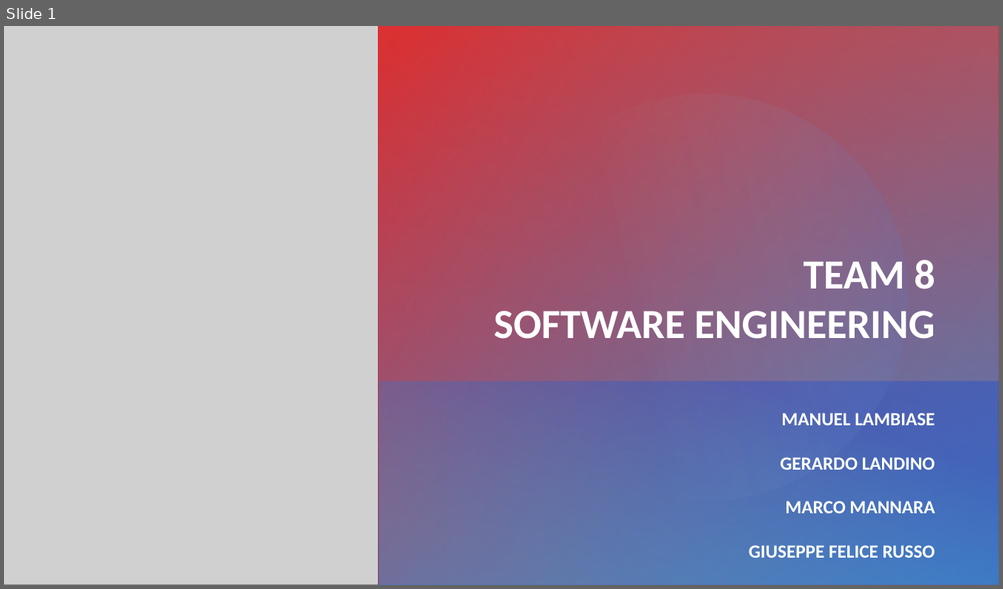
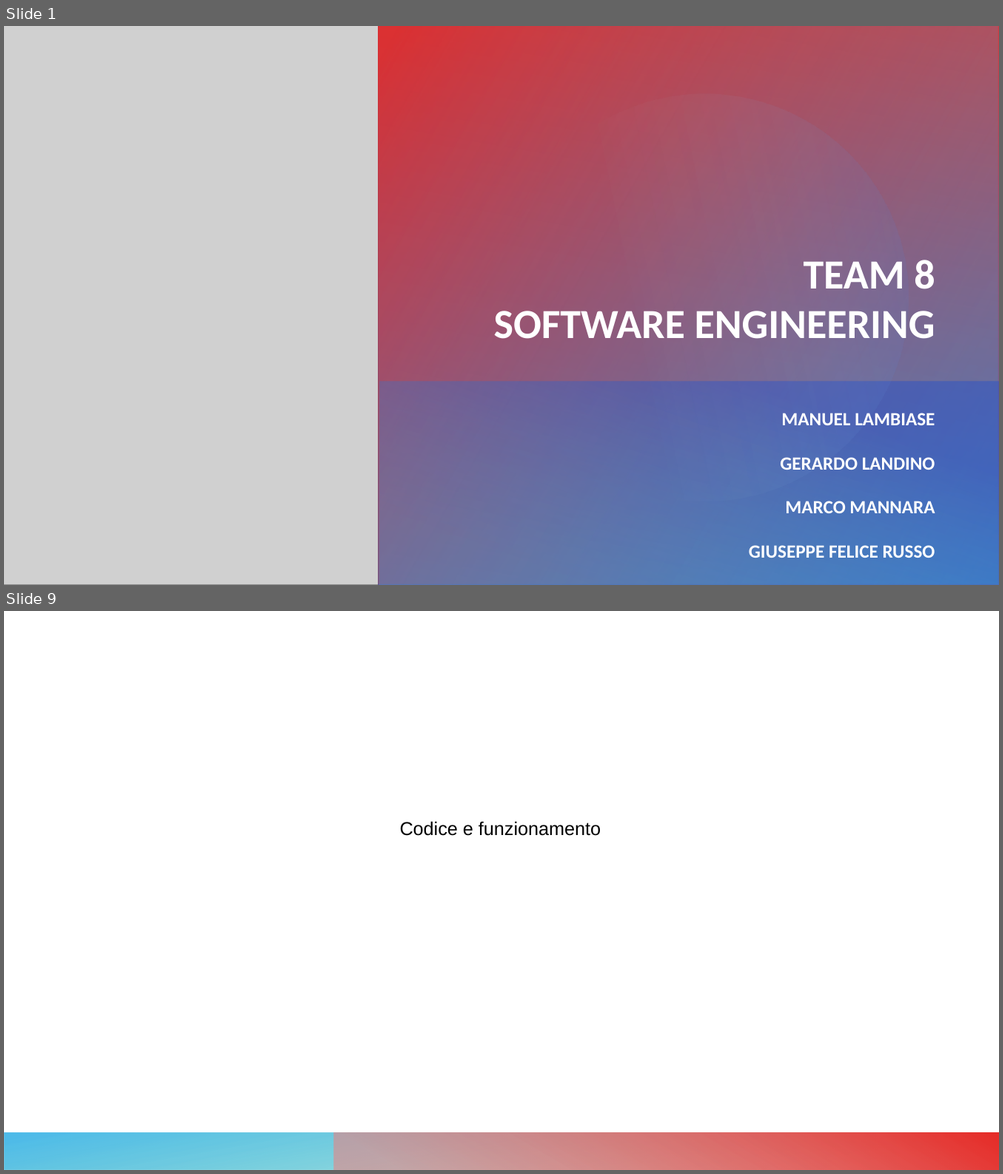
Before and after one commit to giuseppefrusso/Team8SE, a slide deck: Team 8.pptx. Shown one above the other, each under a label of ours: slide 1 before the commit, slides 1 and 9 after it; the slides between them are not shown. The pictures are 1003x589 and 1003x1174 pixels, drawn with LibreOffice and Linux fonts; fonts in the diff are those of the drawing; grey boxes stand for pictures. Boxes give left, top, right and bottom in pixels: in the first picture for what was removed or moved away, otherwise in the second. Text is boxed around its words. In the diff, an @@ line names an element or a change of style, - is before the commit and + after.

```diff
--- a/Team 8.pptx
+++ b/Team 8.pptx
@@ slide 9 added at [4, 611, 999, 1170], background #FFFFFF; not listed: 2 template elements that a slide beside it also shows @@
@@ text added at [400, 821, 600, 836], 18 pt, text #000000 @@
+Codice e funzionamento
```
Also in this commit, not shown: 1 slide changed, 6 other slides added, 14 slides removed.
